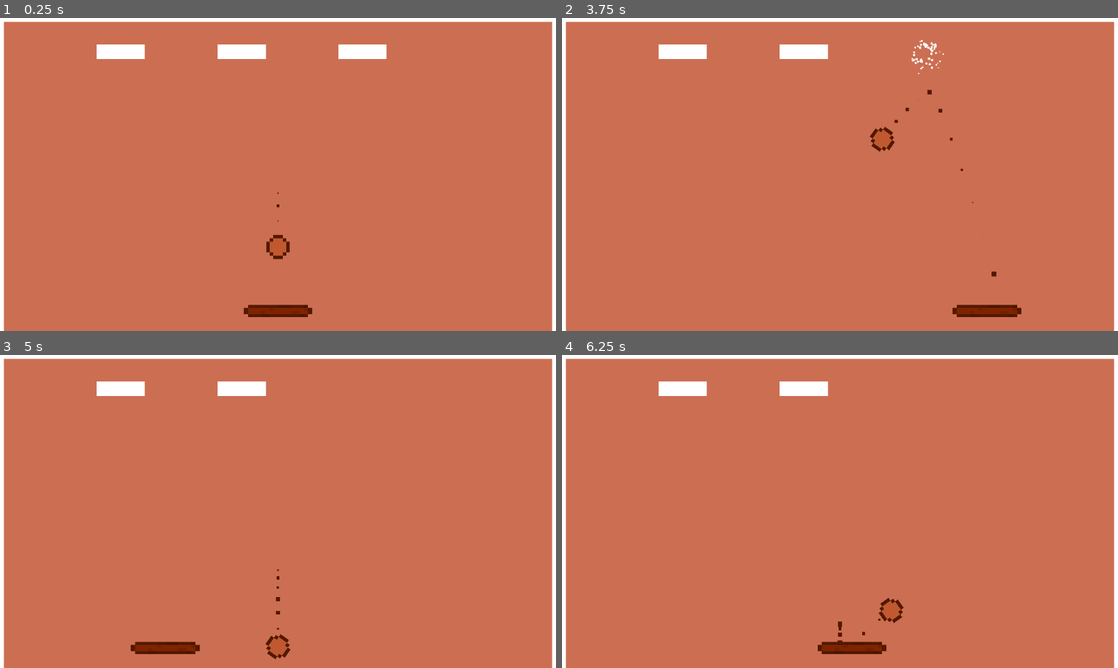
Above: before the commit, frames 1-4 (two rows, left to right).
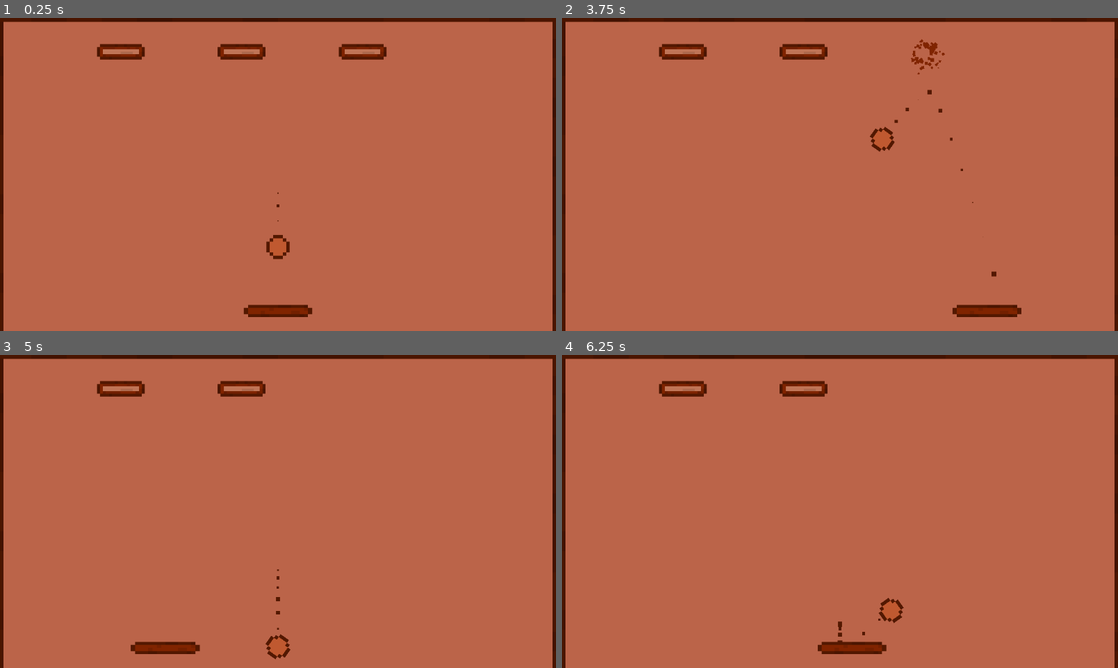
Above: after the commit, the same moments.

Repository: Let-s-Godot-Now/Breakout
Game: Godot game, scene res://tscn/main.tscn
The game is run twice, just before and just after one commit, with the same random seed, the same clock (stepped at 60 frames per second) and the same inputs.
Inputs:
- Up to frame 1 (0.25 s): no input
- Up to frame 2 (3.75 s): hold Right (move_right) 0.53-1.28 s; hold Shift (faster_shift) 0.53-1.28 s; hold Left (move_left) 1.28-2.03 s; tap Shift (faster_shift) at 1.35, 2.85 s; hold Shift (faster_shift) 2.03-2.78 s; hold Right (move_right) 2.03-3.53 s; hold Left (move_left) from 3.53 s (still down); hold Shift (faster_shift) from 3.53 s (still down)
- Up to frame 3 (5 s): keep holding Left (move_left); release Shift (faster_shift) at 4.28 s; tap Shift (faster_shift) at 4.35 s
- Up to frame 4 (6.25 s): hold Shift (faster_shift) 5.03-5.78 s; release Left (move_left) at 5.78 s; hold Right (move_right) from 5.78 s (still down); tap Shift (faster_shift) at 5.85 s

The runs differ from the first frame. In frame 1, 4.1% of the frame differs, in the area x 0-100%, y 0-100%; in frame 2, 3.9%; in frame 3, 3.7%; in frame 4, 3.7%.

Commit message:
完善素材

Diff:
--- a/tscn/boom_particles.tscn
+++ b/tscn/boom_particles.tscn
@@ -21,5 +21,6 @@
 angular_velocity_max = 146.94
 orbit_velocity_max = 1.0
 scale_amount_min = 5.0
-scale_amount_max = 5.0
+scale_amount_max = 10.0
 scale_amount_curve = SubResource("Curve_dgak8")
+color = Color(0.501961, 0.141176, 0, 1)
--- a/tscn/brick.tscn
+++ b/tscn/brick.tscn
@@ -1,8 +1,7 @@
 [gd_scene load_steps=6 format=3 uid="uid://sq4d6ff1vlpp"]
 
 [ext_resource type="Script" path="res://scripts/brick.gd" id="1_xgdsi"]
-
-[sub_resource type="CanvasTexture" id="CanvasTexture_5w07t"]
+[ext_resource type="Texture2D" uid="uid://brj6qwkt78or" path="res://assests/brick.png" id="2_3ij5r"]
 
 [sub_resource type="RectangleShape2D" id="RectangleShape2D_1chg1"]
 size = Vector2(100, 5)
@@ -15,10 +14,6 @@
 
 [node name="Brick" type="Node2D"]
 script = ExtResource("1_xgdsi")
-
-[node name="Sprite2D" type="Sprite2D" parent="."]
-scale = Vector2(100, 30)
-texture = SubResource("CanvasTexture_5w07t")
 
 [node name="Up" type="Area2D" parent="."]
 
@@ -44,6 +39,11 @@
 position = Vector2(48, 0)
 shape = SubResource("RectangleShape2D_d7hr4")
 
+[node name="Sprite2D" type="Sprite2D" parent="."]
+texture_filter = 1
+scale = Vector2(6.2, 5.20707)
+texture = ExtResource("2_3ij5r")
+
 [connection signal="area_entered" from="Up" to="." method="_on_area_entered"]
 [connection signal="area_entered" from="Down" to="." method="_on_area_entered"]
 [connection signal="area_entered" from="Left" to="." method="_on_area_entered"]
--- a/tscn/main.tscn
+++ b/tscn/main.tscn
@@ -16,6 +16,7 @@
 
 [node name="GameController" type="Node" parent="."]
 script = ExtResource("2_pkibg")
+min_paddle_x = 70
 
 [node name="Debugger" type="Node" parent="GameController"]
 script = ExtResource("2_1vkrt")
@@ -23,7 +24,7 @@
 [node name="ColorRect" type="ColorRect" parent="."]
 offset_right = 1160.0
 offset_bottom = 652.0
-color = Color(0.8, 0.431373, 0.321569, 1)
+color = Color(0.733333, 0.392157, 0.286275, 1)
 
 [node name="Ball" parent="." instance=ExtResource("2_6luyj")]
 scale = Vector2(50, 50.4425)
--- a/tscn/walls.tscn
+++ b/tscn/walls.tscn
@@ -1,6 +1,6 @@
 [gd_scene load_steps=3 format=3 uid="uid://cs60umo1hhc7e"]
 
-[sub_resource type="CanvasTexture" id="CanvasTexture_r87pb"]
+[ext_resource type="Texture2D" uid="uid://cqog52s71iqpk" path="res://assests/wall.png" id="1_mb0mi"]
 
 [sub_resource type="RectangleShape2D" id="RectangleShape2D_7ad7j"]
 size = Vector2(2.01417, 1.17124)
@@ -11,9 +11,6 @@
 position = Vector2(0, 324)
 scale = Vector2(16, -648)
 
-[node name="Wall" type="Sprite2D" parent="Wall"]
-texture = SubResource("CanvasTexture_r87pb")
-
 [node name="Right" type="Area2D" parent="Wall"]
 
 [node name="CollisionShape2D" type="CollisionShape2D" parent="Wall/Right"]
@@ -21,12 +18,14 @@
 scale = Vector2(0.496483, 0.853794)
 shape = SubResource("RectangleShape2D_7ad7j")
 
+[node name="Wall4" type="Sprite2D" parent="Wall"]
+texture_filter = 1
+scale = Vector2(0.465, 0.0629012)
+texture = ExtResource("1_mb0mi")
+
 [node name="Wall2" type="Node2D" parent="."]
 position = Vector2(1152, 328)
 scale = Vector2(16, -648)
-
-[node name="Wall" type="Sprite2D" parent="Wall2"]
-texture = SubResource("CanvasTexture_r87pb")
 
 [node name="Left" type="Area2D" parent="Wall2"]
 
@@ -35,13 +34,15 @@
 scale = Vector2(0.496483, 0.853794)
 shape = SubResource("RectangleShape2D_7ad7j")
 
+[node name="Wall4" type="Sprite2D" parent="Wall2"]
+texture_filter = 1
+scale = Vector2(0.465, 0.0629012)
+texture = ExtResource("1_mb0mi")
+
 [node name="Wall3" type="Node2D" parent="."]
 position = Vector2(576, 3.05176e-05)
 rotation = -1.5708
 scale = Vector2(16.6531, -1168)
-
-[node name="Wall" type="Sprite2D" parent="Wall3"]
-texture = SubResource("CanvasTexture_r87pb")
 
 [node name="Down" type="Area2D" parent="Wall3"]
 
@@ -49,3 +50,8 @@
 position = Vector2(-5.06421e-07, 5.96046e-08)
 scale = Vector2(0.496483, 0.853794)
 shape = SubResource("RectangleShape2D_7ad7j")
+
+[node name="Wall4" type="Sprite2D" parent="Wall3"]
+texture_filter = 1
+scale = Vector2(0.465, 0.0624903)
+texture = ExtResource("1_mb0mi")
Binary file added: assests/brick.png
Not shown, added: assests/brick.png.import
Binary file added: assests/wall.png
Not shown, added: assests/wall.png.import
